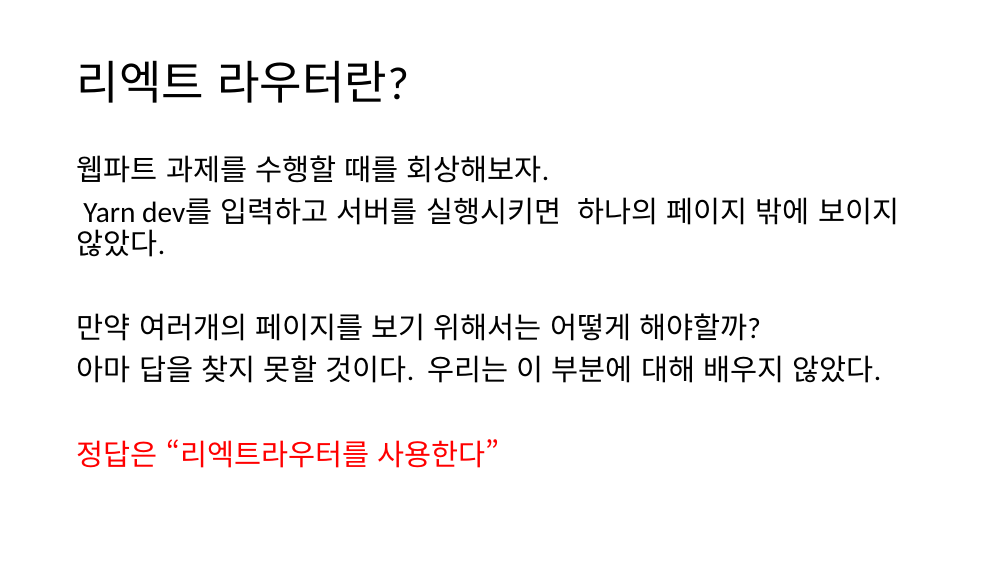
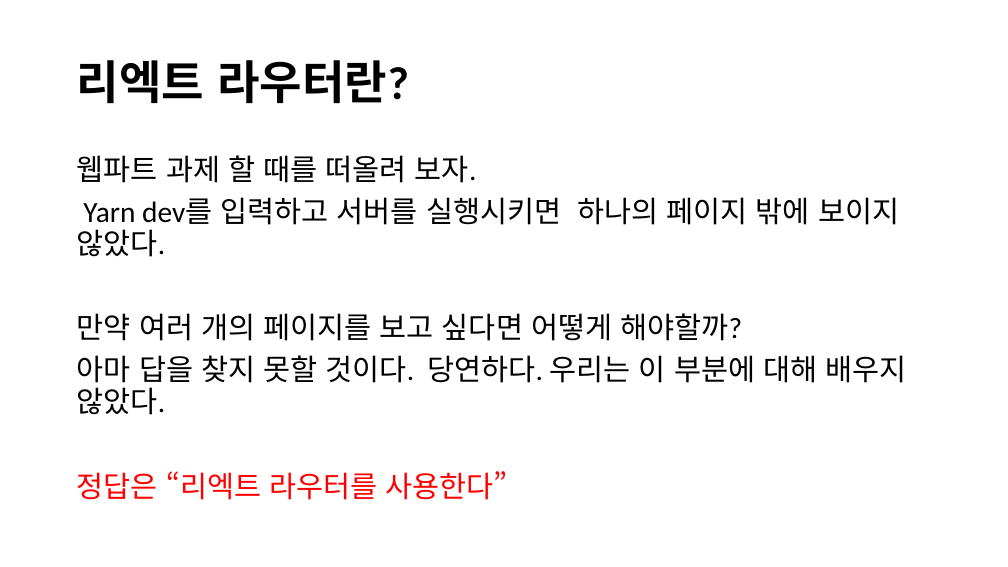
Before and after one commit to Profitah/DoFarming_DOC, a slide deck: slide 2 of 웹관련/리엑트 라우터 기초.pptx. Drawn at 1008x567 pixels with LibreOffice and Linux fonts; fonts in the diff are those of the drawing. Boxes give left, top, right and bottom in pixels: in the first picture for what was removed or moved away, otherwise in the second. Text is boxed around its words. In the diff, an @@ line names an element or a change of style, - is before the commit and + after.

Commit message:
리엑트 라우터 v2

```diff
--- a/웹관련/리엑트 라우터 기초.pptx
+++ b/웹관련/리엑트 라우터 기초.pptx
@@ title "리엑트 라우터란?" at [77, 60, 409, 103]: bold on @@
@@ text at [77, 155, 477, 183]: text changed @@
-웹파트 과제를 수행할 때를 회상해보자.
+웹파트 과제 할 때를 떠올려 보자.
@@ text at [77, 313, 907, 500]: text changed @@
-만약 여러개의 페이지를 보기 위해서는 어떻게 해야할까?
-아마 답을 찾지 못할 것이다. 우리는 이 부분에 대해 배우지 않았다.
-정답은 “리엑트라우터를 사용한다”
+만약 여러 개의 페이지를 보고 싶다면 어떻게 해야할까?
+아마 답을 찾지 못할 것이다. 당연하다. 우리는 이 부분에 대해 배우지 않았다.
+정답은 “리엑트 라우터를 사용한다”
```
Also in this commit, not shown: 2 other slides changed, 6 slides added, 5 other files.
